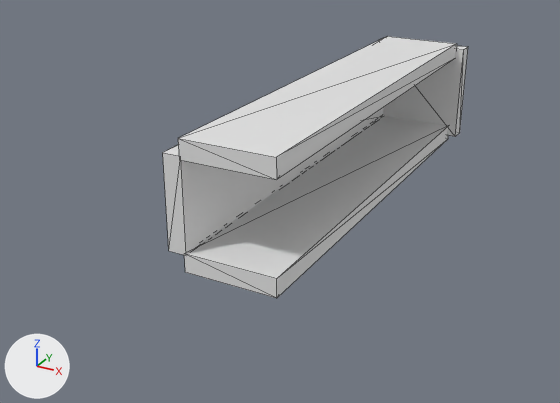
A saved change to the glTF model assets/blueprints/Room.glb.
Camera for both pictures: a 50 mm lens placed at (17.2, -39.0, 17.0), pointed at (-2.7, -2.8, -1.1). The lights are fixed; the arrows at lower left show +X, +Y and +Z. Mesh edges are drawn as thin lines. Vertices at the same position are counted once.

Objects in the first picture: 'ceiling', 'floor', 'wall_far', 'wall_left'.
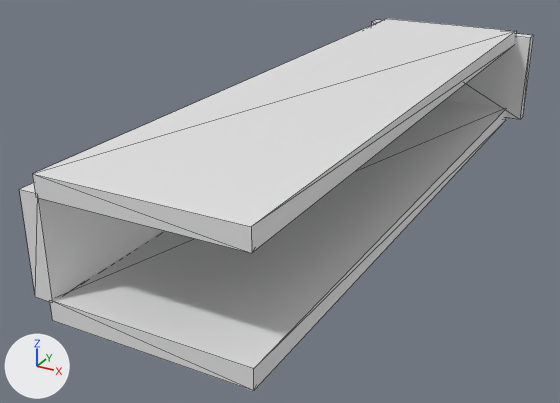
Location of each change, [x1, y1, x2, y2] in pixels of the pictures (560 x 403 px):
'floor', mesh rescaled (72% wider, 60% taller): before [184, 116, 448, 298]; after [50, 100, 506, 391]
'ceiling', mesh rescaled (73% wider, 62% taller): before [178, 36, 457, 180]; after [33, 19, 516, 253]
'wall_left', mesh rescaled, moved: before [163, 107, 384, 255]; after [20, 183, 164, 302]
'wall_far', mesh rescaled, moved (79% wider): before [378, 38, 468, 137]; after [372, 20, 534, 120]

What the commit changed:
me_floor_mesh has 8 vertices, 12 faces and spans x -2.5..2.5, y -12.5..12.5, z -0.5..0.5.
me_floor_mesh is used by ob_floor; location (0.0, 0.0, -0.5).
me_floor_mesh part 1: the whole mesh is scaled about its middle by (2, 1.5, 1).
me_wall_left_mesh has 8 vertices, 12 faces and spans x -0.5..0.5, y -12.5..12.5, z -2.5..2.5.
me_wall_left_mesh is used by ob_wall_left; location (-2.9, 0.0, 2.42).
me_wall_left_mesh part 2: the whole mesh is scaled about its middle by (1, 1.5, 1).
me_ceiling_mesh has 8 vertices, 12 faces and spans x -2.5..2.5, y -12.5..12.5, z -0.5..0.5.
me_ceiling_mesh is used by ob_ceiling; location (0.0, 0.0, 5.24).
me_ceiling_mesh part 3: the whole mesh is scaled about its middle by (2, 1.5, 1).
me_wall_far_mesh has 8 vertices, 12 faces and spans x -3.07..3.07, y -0.5..0.5, z -3.07..3.07.
me_wall_far_mesh is used by ob_wall_far; location (0.0, 12.8, 2.36).
me_wall_far_mesh part 4: the whole mesh is scaled about its middle by (2, 1, 1).
Object 'wall_left' (ob_wall_left) moves from (-2.9, 0.0, 2.42) to (-5.35, 0.0, 2.42).
Object 'wall_far' (ob_wall_far) moves from (0.0, 12.8, 2.36) to (0.0, 18.93, 2.36).
